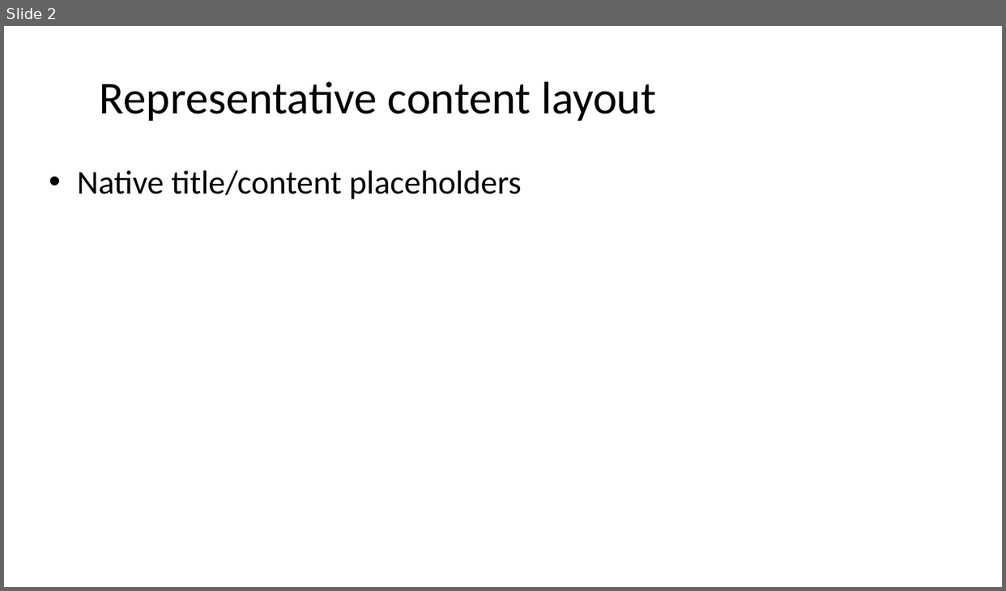
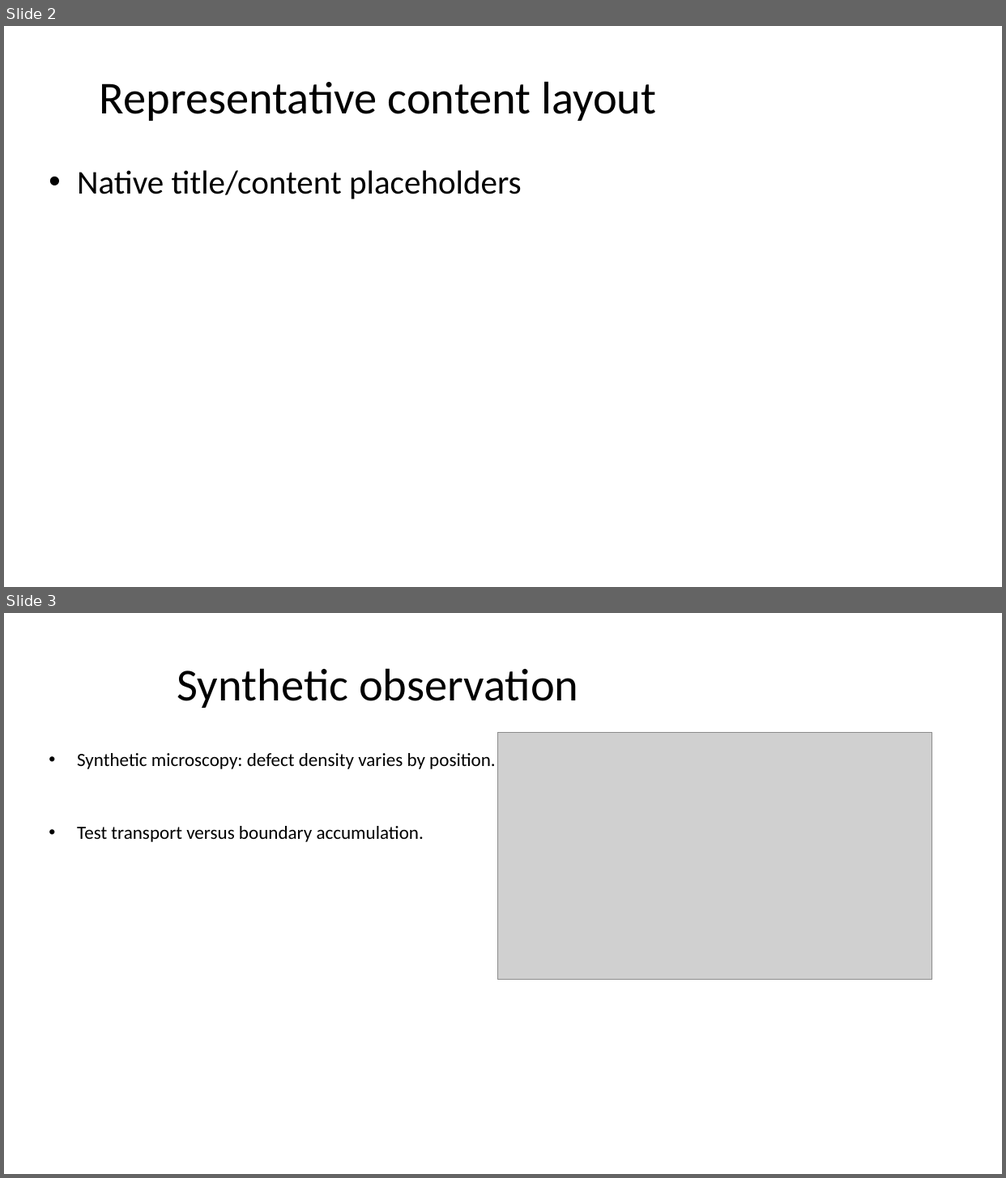
Before and after one commit to Gary0915/AI-Research-SKILLs, a slide deck: thesis-deck-system/artifacts/phase1/master_revised_build.pptx. Shown one above the other, each under a label of ours: slide 2 before the commit, slides 2 and 3 after it. The pictures are 1006x591 and 1006x1178 pixels, drawn with LibreOffice and Linux fonts; fonts in the diff are those of the drawing; grey boxes stand for pictures. Boxes give left, top, right and bottom in pixels: in the first picture for what was removed or moved away, otherwise in the second. Text is boxed around its words. In the diff, an @@ line names an element or a change of style, - is before the commit and + after.

```diff
--- a/thesis-deck-system/artifacts/phase1/master_revised_build.pptx
+++ b/thesis-deck-system/artifacts/phase1/master_revised_build.pptx
@@ slide 3 added at (x1=4, y1=613, x2=1002, y2=1174), background #FFFFFF @@
@@ title added at (x1=177, y1=668, x2=579, y2=708), 44 pt, text #000000 @@
+Synthetic observation
@@ picture added at (x1=498, y1=733, x2=932, y2=980) @@
@@ text added at (x1=77, y1=753, x2=496, y2=842), 18 pt, text #000000 @@
+• Synthetic microscopy: defect density varies by position.
+• Test transport versus boundary accumulation.
```
Also in this commit, not shown: 1 other slide added, 2 slides removed, 48 other files.
